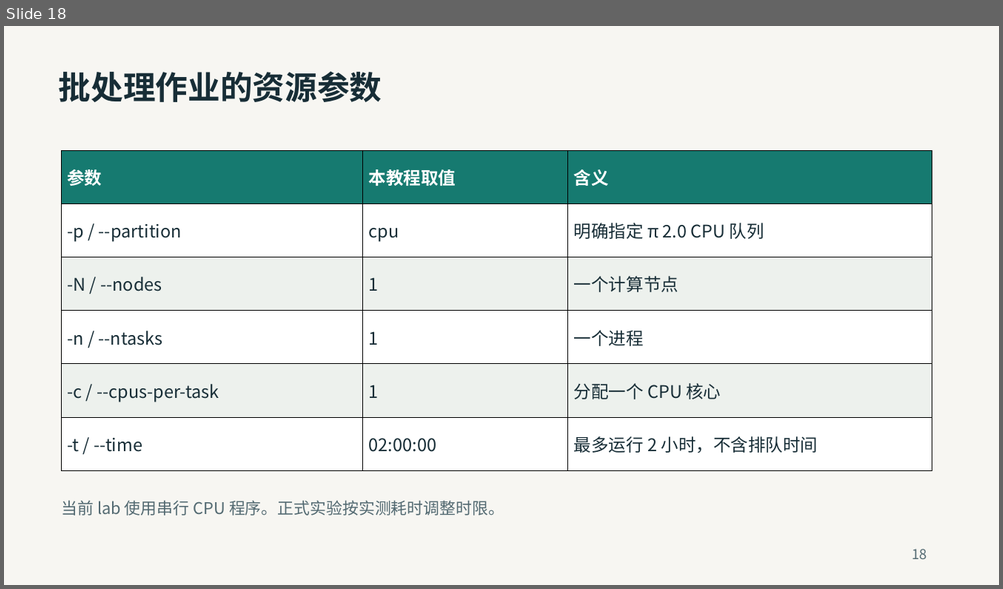
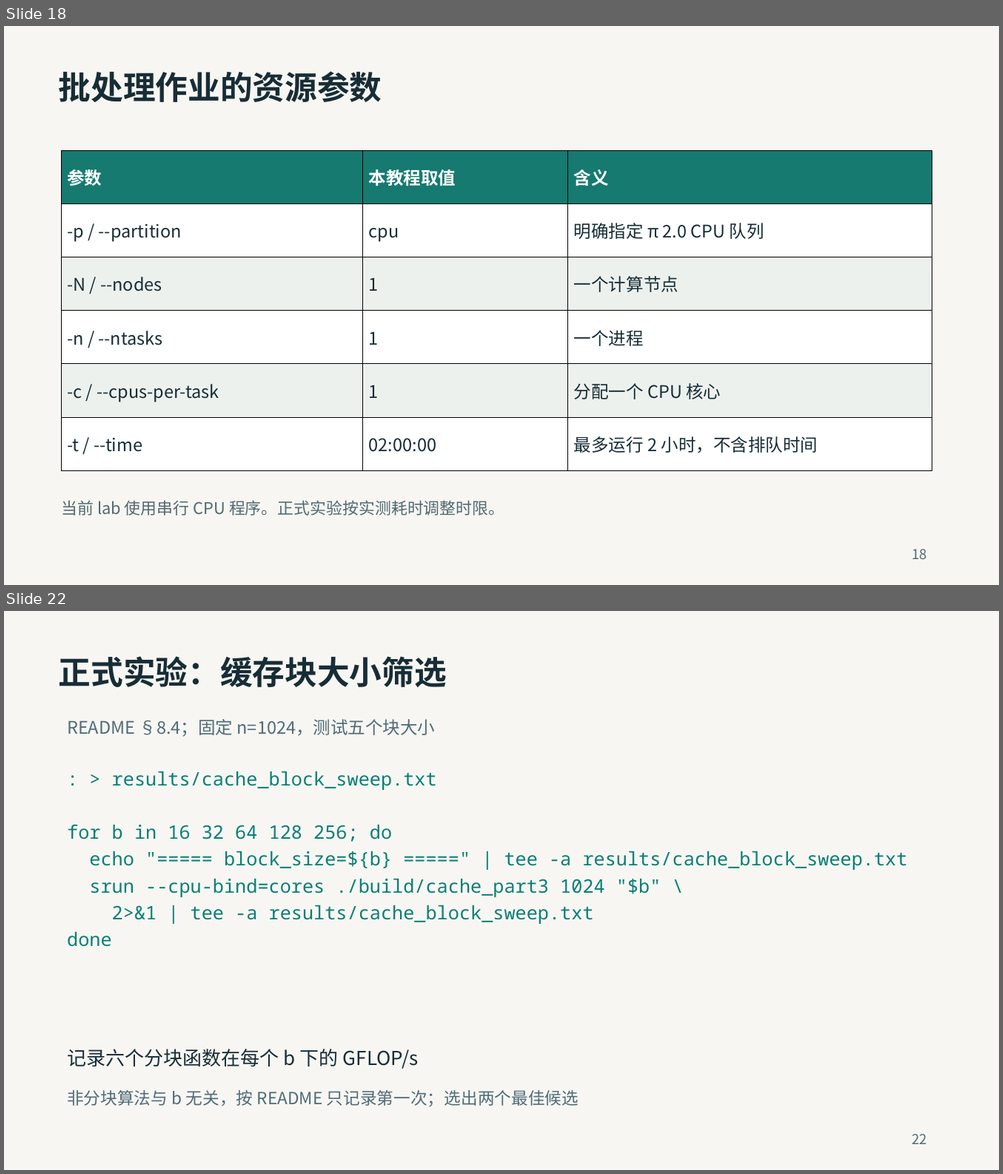
Before and after one commit to 2026-fall-calabs/calabs-2026-fall-starter, a slide deck: docs/交我算平台Lab运行指南-学生版.pptx. Shown one above the other, each under a label of ours: slide 18 before the commit, slides 18 and 22 after it; the slides between them are not shown. The pictures are 1003x589 and 1003x1174 pixels, drawn with LibreOffice and Linux fonts; fonts in the diff are those of the drawing. Boxes give left, top, right and bottom in pixels: in the first picture for what was removed or moved away, otherwise in the second. Text is boxed around its words. In the diff, an @@ line names an element or a change of style, - is before the commit and + after.

Commit message:
Align platform tutorial with formal lab README workflows

```diff
--- a/docs/交我算平台Lab运行指南-学生版.pptx
+++ b/docs/交我算平台Lab运行指南-学生版.pptx
@@ slide 22 added at <box>4,611,999,1170</box>, background #F7F6F2 @@
@@ text added at <box>59,656,447,687</box>, 39 pt, text #172D36, bold @@
+正式实验：缓存块大小筛选
@@ text added at <box>67,719,435,737</box>, 21 pt, text #506C78 @@
+README §8.4；固定 n=1024，测试五个块大小
@@ text added at <box>112,772,437,790</box>, 22.5 pt, text #087F75 @@
+: > results/cache_block_sweep.txt
@@ text added at <box>67,824,392,842</box>, 22.5 pt, text #087F75 @@
+for b in 16 32 64 128 256; do
@@ text added at <box>89,851,908,870</box>, 22.5 pt, text #087F75 @@
+echo "===== block_size=${b} =====" | tee -a results/cache_block_sweep.txt
@@ text added at <box>89,879,661,897</box>, 22.5 pt, text #087F75 @@
+srun --cpu-bind=cores ./build/cache_part3 1024 "$b" \
@@ text added at <box>112,906,594,924</box>, 22.5 pt, text #087F75 @@
+2>&1 | tee -a results/cache_block_sweep.txt
@@ text added at <box>67,932,112,947</box>, 22.5 pt, text #087F75 @@
+done
@@ text added at <box>67,1049,418,1069</box>, 23.2 pt, text #172D36 @@
+记录六个分块函数在每个 b 下的 GFLOP/s
@@ text added at <box>67,1091,579,1108</box>, 20.2 pt, text #506C78 @@
+非分块算法与 b 无关，按 README 只记录第一次；选出两个最佳候选
@@ text added at <box>911,1134,926,1145</box>, 16.5 pt, text #526971 @@
+22
```
Also in this commit, not shown: 10 slides changed, 10 other slides added, 5 slides removed, 1 other file.
